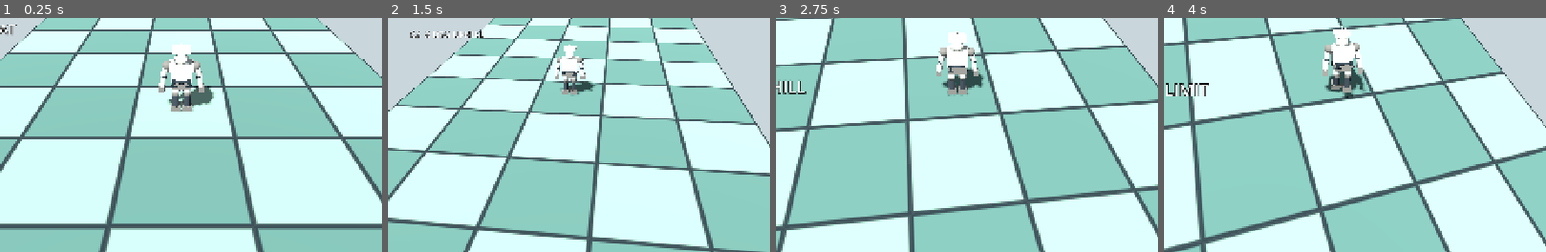
Above: before the commit, frames 1-4 (left to right).
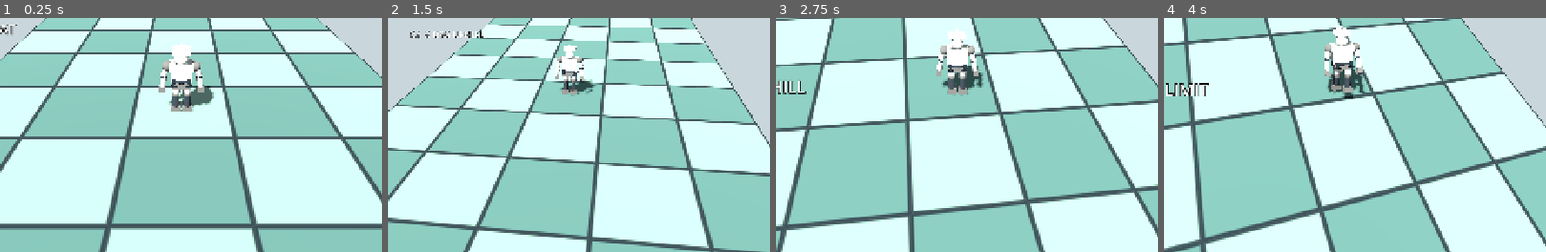
Above: after the commit, the same moments.

Repository: zzunlsj/cherpg
Game: Godot game, scene res://scenes/MotionLab.tscn
Same seed, same stepped clock (60 frames per second), same inputs: the game is played once before the commit and once after it.
Inputs (mouse positions are % of the whole screen's width and height, from its top left):
- Up to frame 1 (0.25 s): no input
- Up to frame 2 (1.5 s): tap Enter at 0.5 s; move the mouse to (55, 50) at 0.52 s; hold W from 0.53 s (still down); tap 1 at 0.6 s; click (55, 50) at 0.67 s; tap Space at 0.77 s; move the mouse to (45, 50) at 1.27 s; tap 2 at 1.35 s; click (45, 50) at 1.42 s
- Up to frame 3 (2.75 s): keep holding W; tap Space at 1.52 s; move the mouse to (52, 48) at 2.02 s; tap 3 at 2.1 s; click (52, 48) at 2.17 s
- Up to frame 4 (4 s): keep holding W; move the mouse to (49, 52) at 2.77 s; tap 4 at 2.85 s; click (49, 52) at 2.92 s; tap Space at 3.02, 3.77 s; move the mouse to (57, 51) at 3.52 s; tap 5 at 3.6 s; click (57, 51) at 3.67 s
The pictures show only the part of the screen within x 26-76%, y 41-91%; the shares and areas given below are measured in that part.

The runs differ from the first frame. In frame 1, 0.2% of the frame differs, in the area x 41-54%, y 11-41%; in frame 2, 0.2%; in frame 3, 0.6%, in the area x 42-55%, y 4-34%; in frame 4, 0.5%.
Error before the commit: Invalid call. Nonexistent function 'trigger_attack' in base 'CharacterBody3D (pawn_controller.gd)'. (res://scripts/motion_lab.gd:103)

Commit message:
feat(godot): blend walk/run strides and jumping poses; map Unity left-click attack input to a primitive arm gesture

Diff:
--- a/godot/tests/motion_rotation_lab/scripts/pawn_controller.gd
+++ b/godot/tests/motion_rotation_lab/scripts/pawn_controller.gd
@@ -40,6 +40,9 @@
 var floor_deg := 0.0
 var slope_sign := 0.0
 var gait_clock := 0.0
+var run_blend := 0.0
+var attack_timer := 0.0
+const ATTACK_POSE_SECONDS := 0.36
 var smoothed_input := 0.0
 var smoothed_strafe := 0.0
 var board_origin: Vector3 = Vector3.ZERO
@@ -199,6 +202,13 @@
 func release_jump() -> void:
 	jump_key_down = false
 
+func trigger_attack() -> void:
+	# Unity source: ResetTrigger("attack"), then SetTrigger("attack").
+	# Placeholder arm motion; no combat hitbox or damage is invented.
+	if device != null and bool(device.call("is_busy")):
+		return
+	attack_timer = ATTACK_POSE_SECONDS
+
 func set_movement_camera(source: Camera3D) -> void:
 	movement_camera = source
 
@@ -354,6 +364,7 @@
 		_update_gait(delta,horizontal_speed,wants_run,input_vector.length())
 	else:
 		_update_air_pose(delta)
+	_apply_attack_pose(delta)
 	landing_visual = maxf(0.0,landing_visual-delta*6.0)
 	takeoff_visual = maxf(0.0,takeoff_visual-delta*9.0)
 
@@ -376,40 +387,70 @@
 	current_cell = BOARD_RULES.cell_at(global_position, board_origin)
 
 func _update_air_pose(delta: float) -> void:
-	# Separate primitive-joint animation: tucked ascent, extended descent.
+	# Air poses are separate from horizontal movement / Unity Rigidbody2D code.
 	var rising: bool = velocity.y >= 0.0
+	var ascent: float = clampf(velocity.y / JUMP_VELOCITY, 0.0, 1.0)
+	var descent: float = clampf(-velocity.y / 8.0, 0.0, 1.0)
+	var smooth: float = minf(1.0, delta * 10.0)
 	for i in range(2):
-		var target_hip: float = (0.36 if i == 0 else -0.21) if rising else (-0.13 if i == 0 else 0.09)
-		var target_knee: float = (0.37 if rising else 0.16)
-		upper_leg[i].rotation.x = lerpf(upper_leg[i].rotation.x,target_hip,minf(1.0,delta*10.5))
-		knee[i].rotation.x = lerpf(knee[i].rotation.x,target_knee,minf(1.0,delta*11.0))
-		shoulder[i].rotation.x = lerpf(shoulder[i].rotation.x,(-0.26 if rising else 0.12),minf(1.0,delta*10.0))
-		feet[i].rotation.x = lerpf(feet[i].rotation.x,(-0.20 if rising else 0.10),minf(1.0,delta*10.0))
-	avatar.rotation.x = lerpf(avatar.rotation.x,(-0.045 if rising else 0.025),minf(1.0,delta*6.0))
-	avatar.position.y = lerpf(avatar.position.y,0.0,minf(1.0,delta*9.0))
+		var lead: float = 1.0 if i == 0 else -1.0
+		var hip_target: float = (0.18 + 0.20 * ascent) * lead if rising else -0.09 + descent * 0.15 * lead
+		var knee_target: float = (0.42 - 0.08 * ascent) if rising else 0.14 + 0.18 * descent
+		var arm_target: float = (-0.48 + 0.15 * ascent) if rising else 0.13 + 0.12 * descent
+		upper_leg[i].rotation.x = lerpf(upper_leg[i].rotation.x, hip_target, smooth)
+		knee[i].rotation.x = lerpf(knee[i].rotation.x, knee_target, smooth)
+		shoulder[i].rotation.x = lerpf(shoulder[i].rotation.x, arm_target, smooth)
+		feet[i].rotation.x = lerpf(feet[i].rotation.x, -0.22 if rising else 0.12, smooth)
+		shoulder[i].rotation.z = lerpf(shoulder[i].rotation.z, lead * 0.10, smooth)
+	avatar.rotation.x = lerpf(avatar.rotation.x, -0.05 if rising else 0.045, minf(1.0, delta * 6.5))
+	avatar.position.y = lerpf(avatar.position.y, 0.02 * takeoff_visual, minf(1.0, delta * 9.0))
 
 func _update_gait(delta: float, horizontal_speed: float, running: bool, axis: float) -> void:
-	var moving := minf(horizontal_speed / WALK_MPS, 1.4)
-	if absf(axis) > 0.1 and is_on_floor():
-		gait_clock += horizontal_speed * delta * (2.4 if running else 2.1)
-	var fade := clampf(moving, 0.0, 1.0) if absf(axis) > 0.01 else 0.0
-	var amplitude := (0.57 if running else 0.35) * fade
-	var swing := sin(gait_clock)
-	var slope_ratio := clampf(floor_deg / 25.0, 0.0, 1.0)
+	# Ground locomotion: continuous walk/run blend instead of a frame-cut.
+	# Pace follows real planar travel. Arm swing is opposite to each thigh.
+	var locomotion: float = clampf(horizontal_speed / WALK_MPS, 0.0, 1.0)
+	var target_run: float = 1.0 if running and horizontal_speed > 2.0 else 0.0
+	run_blend = move_toward(run_blend, target_run, delta * 4.8)
+	var activity: float = locomotion * clampf(axis * 2.1, 0.0, 1.0)
+	if activity > 0.02:
+		gait_clock += horizontal_speed * delta * lerpf(2.1, 2.68, run_blend)
+	var stride: float = lerpf(0.36, 0.60, run_blend) * activity
+	var lift: float = lerpf(0.22, 0.45, run_blend) * activity
+	var slope_scale: float = clampf(floor_deg / 25.0, 0.0, 1.0)
+	var uphill: float = maxf(0.0, slope_sign) * slope_scale
+	var downhill: float = maxf(0.0, -slope_sign) * slope_scale
+	var smooth: float = minf(1.0, delta * 12.0)
 	for i in range(2):
-		var phase_swing := swing if i == 0 else -swing
-		upper_leg[i].rotation.x = lerpf(upper_leg[i].rotation.x, phase_swing * amplitude, minf(1.0,delta * 13.0))
-		var knee_lift := maxf(0.0, -phase_swing) * (0.38 if running else 0.20)
-		knee_lift += maxf(0.0, slope_sign) * slope_ratio * 0.23
-		knee[i].rotation.x = lerpf(knee[i].rotation.x, knee_lift * fade, minf(1.0,delta * 11.0))
-		shoulder[i].rotation.x = lerpf(shoulder[i].rotation.x, -phase_swing * amplitude * .75, minf(1.0,delta * 10.0))
-		feet[i].rotation.x = lerpf(feet[i].rotation.x, -knee[i].rotation.x * .3, minf(1.0,delta * 10.0))
-	var climb_lean := clampf(slope_sign * 0.24, -0.09, 0.11)
-	avatar.rotation.x = lerpf(avatar.rotation.x, climb_lean, minf(1.0,delta * 7.0))
-	var bounce := absf(sin(gait_clock * 2.0)) * (0.016 if running else 0.008) * fade
-	# Landing compression and takeoff stretch affect posture, never the collision body.
-	var squat: float = -0.055*landing_visual + 0.025*takeoff_visual
-	avatar.position.y = lerpf(avatar.position.y,bounce+squat,minf(1.0,delta*12.0))
+		var phase: float = gait_clock + (0.0 if i == 0 else PI)
+		var leg_cycle: float = sin(phase)
+		# Bent knee clears the ground during forward recovery and steep climbs.
+		var recovering: float = maxf(0.0, leg_cycle)
+		var thigh_goal: float = leg_cycle * stride + uphill * 0.08
+		var knee_goal: float = (recovering * lift + uphill * 0.24 + downhill * 0.08) * activity
+		var foot_goal: float = -knee_goal * 0.38 - leg_cycle * 0.10 * activity
+		upper_leg[i].rotation.x = lerpf(upper_leg[i].rotation.x, thigh_goal, smooth)
+		knee[i].rotation.x = lerpf(knee[i].rotation.x, knee_goal, smooth)
+		feet[i].rotation.x = lerpf(feet[i].rotation.x, foot_goal, smooth)
+		shoulder[i].rotation.x = lerpf(shoulder[i].rotation.x, -leg_cycle * stride * 0.77, smooth)
+		shoulder[i].rotation.z = lerpf(shoulder[i].rotation.z, (1.0 if i == 0 else -1.0) * run_blend * 0.055 * activity, smooth)
+	var forward_lean: float = -0.075 * run_blend * activity - uphill * 0.10 + downhill * 0.035
+	avatar.rotation.x = lerpf(avatar.rotation.x, forward_lean, minf(1.0, delta * 7.0))
+	# Two support beats per stride. Landing compression remains visual only.
+	var support_beat: float = 0.5 - 0.5 * cos(gait_clock * 2.0)
+	var bounce: float = support_beat * lerpf(0.011, 0.029, run_blend) * activity
+	var compression: float = -0.07 * landing_visual + 0.035 * takeoff_visual
+	avatar.position.y = lerpf(avatar.position.y, bounce + compression, minf(1.0, delta * 12.0))
+
+func _apply_attack_pose(delta: float) -> void:
+	# Left-click input from pawn_player.cs: right arm swings once, retriggerable.
+	attack_timer = maxf(0.0, attack_timer - delta)
+	if shoulder.size() < 2:
+		return
+	if attack_timer > 0.0:
+		var elapsed: float = 1.0 - attack_timer / ATTACK_POSE_SECONDS
+		var strike: float = pow(maxf(0.0, sin(elapsed * PI)), 1.3)
+		shoulder[1].rotation.x = lerpf(shoulder[1].rotation.x, -1.35 * strike, minf(1.0, delta * 24.0))
+		shoulder[1].rotation.z = lerpf(shoulder[1].rotation.z, -0.18 * strike, minf(1.0, delta * 18.0))
 
 func reset_at(world_x: float, base_y: float, world_z: float, index: int) -> void:
 	global_position = Vector3(world_x, base_y + SPAWN_CLEARANCE_M, world_z)
@@ -422,6 +463,8 @@
 	resistance_attempts = 0
 	smoothed_strafe = 0.0
 	gait_clock = 0.0
+	run_blend = 0.0
+	attack_timer = 0.0
 	smoothed_input = 0.0
 	latest_axis = 0.0
 	latest_sprint = false
